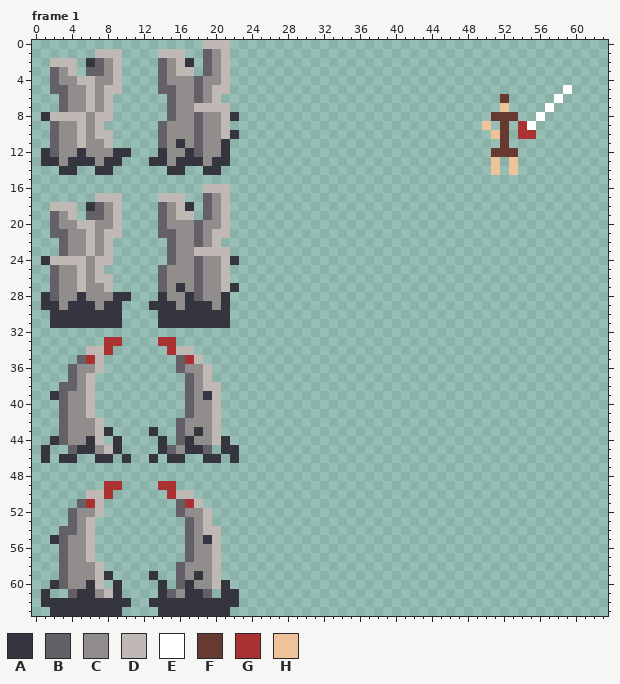
One commit to this pixel-art file: NonUnitySources/Aseprite/Sprites Assorted F4.aseprite. The first picture shows the starting point.
64x64 pixels, 4 frames. Shown: frame 1. The commit also changed other frames, which this record leaves out.
Visible layers, top first: "Layer 2", "Layer 1".
Palette (. is transparent): A #353540  B #636167  C #918d8d  D #bfb8b4  E #ffffff  F #663931  G #ac3232  H #eec39a
Pixels before, frame 1 (only the part around the change), first column x 13:
 0 ......DDD...................
 1 .DDD..BCD...................
 2 .BCDA.BCD...................
 3 .BCDD.BCD...................
 4 .BCCCBCCD...................
 5 .BBCCBCDD...................
 6 ..BCCBCD....................
 7 ..BCCDDDD...................
 8 ..BCCBCCDA..................
 9 .BCCCBCCD...................
10 .BCCCBCCDA..................
11 .BCACBCCA...................
12 .ACCABCCA...................
13 AACAAACAA...................
14 ..AA..AA....................
15 ............................
16 ......DDD...................
17 .DDD..BCD...................
18 .BCDA.BCD...................
19 .BCDD.BCD...................
20 .BCCCBCCD...................
21 .BBCCBCDD...................
22 ..BCCBCD....................
New version:
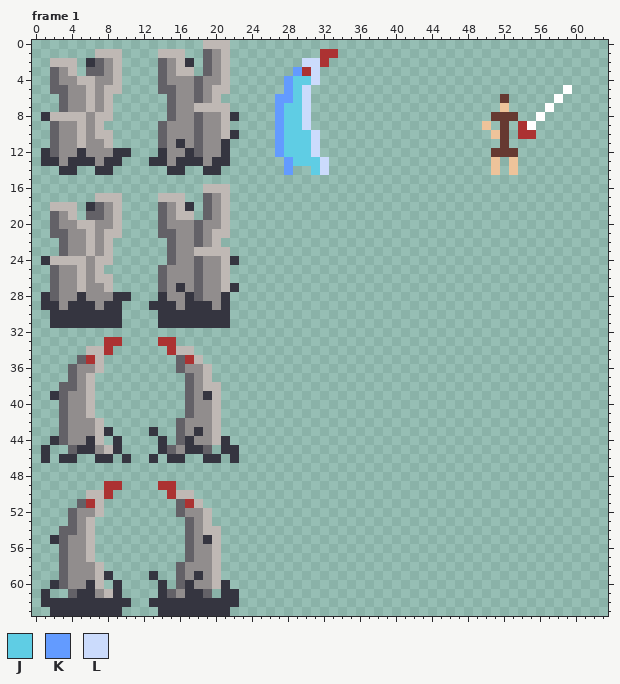
Colours new in this view: J #5fcde4  K #639bff  L #cbdbfc
The edit:
Frame 1, layer "Layer 1":
The edit adds colour G in row 1 at x 32 to 33; in row 2 at x 32; in row 3 at x 30.
The edit adds colour J in row 4 at x 29 to 30; in rows 5 to 6 at x 29; in rows 7 to 9 at x 28 to 29; in rows 10 to 12 at x 28 to 30; in row 13 at x 29 to 31; in row 14 at x 31.
The edit adds colour K in row 3 at x 29; in rows 4 to 5 at x 28; in row 6 at x 27 to 28; in rows 7 to 12 at x 27; in rows 13 to 14 at x 28.
The edit adds colour L in row 2 at x 30 to 31; in rows 3 to 4 at x 31; in rows 5 to 9 at x 30; in rows 10 to 12 at x 31; in rows 13 to 14 at x 32.
